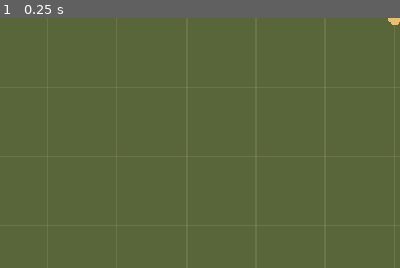
Above: before the commit, frame 1.
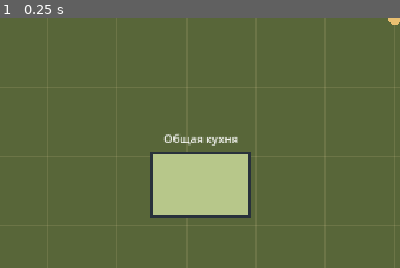
Above: after the commit, the same moment.

Repository: vladlopata5/village-sim
Game: Godot game, scene res://scenes/main.tscn
The game is run twice, just before and just after one commit, with the same random seed, the same clock (stepped at 60 frames per second) and the same inputs.
Inputs:
- Up to frame 1 (0.25 s): no input
The pictures show only the part of the screen within x 1-51%, y 50-100%; the shares and areas given below are measured in that part.

The runs differ from the first frame. In frame 1, 7.0% of the frame differs, in the area x 37-63%, y 46-80%.

Commit message:
Add communal kitchen data and replaceable building view

Diff:
--- /dev/null
+++ b/scenes/building_view_2d.tscn
@@ -0,0 +1,14 @@
+[gd_scene load_steps=2 format=3]
+
+[ext_resource type="Script" path="res://scripts/building_view_2d.gd" id="1"]
+
+[node name="BuildingView2D" type="Node2D"]
+script = ExtResource("1")
+
+[node name="Caption" type="Label" parent="."]
+offset_left = -72.0
+offset_top = -78.0
+offset_right = 72.0
+offset_bottom = -50.0
+mouse_filter = 2
+horizontal_alignment = 1
--- /dev/null
+++ b/scripts/building_data.gd
@@ -0,0 +1,11 @@
+extends RefCounted
+## What the building is, independently of its location or visual scene.
+const BuildingType = preload("res://scripts/building_type.gd")
+var id: StringName
+var display_name: String
+var type: BuildingType.Type
+
+func _init(building_id: StringName, building_name: String, building_type: BuildingType.Type) -> void:
+	id = building_id
+	display_name = building_name
+	type = building_type
--- /dev/null
+++ b/scripts/building_type.gd
@@ -0,0 +1,3 @@
+extends RefCounted
+## Building categories can expand without changing presentation.
+enum Type { FOOD }
--- /dev/null
+++ b/scripts/building_view_2d.gd
@@ -0,0 +1,15 @@
+extends Node2D
+## Replaceable placeholder referencing building data owned outside the view.
+const BuildingData = preload("res://scripts/building_data.gd")
+var building_data: BuildingData
+
+func setup(data: BuildingData) -> void:
+	building_data = data
+	$Caption.text = building_data.display_name
+	queue_redraw()
+
+func _draw() -> void:
+	if building_data == null:
+		return
+	draw_rect(Rect2(-72, -48, 144, 96), Color("28313b"))
+	draw_rect(Rect2(-68, -44, 136, 88), Color("b7c78a"))
--- a/scripts/main.gd
+++ b/scripts/main.gd
@@ -3,6 +3,10 @@
 const ResidentView2D = preload("res://scenes/resident_view_2d.tscn")
 const WorldLocation = preload("res://scripts/world_location.gd")
 const WorldLocations2D = preload("res://scripts/world_locations_2d.gd")
+const BuildingData = preload("res://scripts/building_data.gd")
+const BuildingType = preload("res://scripts/building_type.gd")
+const BuildingView2D = preload("res://scenes/building_view_2d.tscn")
+var kitchen_data: BuildingData
 var world_locations = WorldLocations2D.new()
 var resident_data: ResidentData
 var resident_view: Node2D
@@ -19,6 +23,7 @@
 func _ready() -> void:
 	$HUD/ResidentCard.bind_selection(resident_selection)
 	_create_test_resident()
+	_create_test_kitchen()
 	_build_hud()
 	game_time.minute_changed.connect(_update_clock)
 	game_time.phase_changed.connect(field.show_phase)
@@ -155,3 +160,14 @@
 	elif is_instance_valid(resident_view) and resident_selection.selected_resident == resident_view.resident_data:
 		resident_schedule.request_manual_move(field.to_global(field_point))
 	get_viewport().set_input_as_handled()
+
+func _create_test_kitchen() -> void:
+	kitchen_data = BuildingData.new(&"communal_kitchen_01", "Общая кухня", BuildingType.Type.FOOD)
+	# Same ID links two distinct data objects: building meaning and world place.
+	var location = WorldLocation.new(kitchen_data.id, kitchen_data.display_name)
+	var view = BuildingView2D.instantiate()
+	view.name = "CommunalKitchen"
+	view.setup(kitchen_data)
+	view.position = Vector2(-280, 240)
+	$World.add_child(view)
+	world_locations.register(location, view)
--- /dev/null
+++ b/tests/test_building.gd
@@ -0,0 +1,59 @@
+extends SceneTree
+const BuildingData = preload("res://scripts/building_data.gd")
+const BuildingType = preload("res://scripts/building_type.gd")
+const WorldLocation = preload("res://scripts/world_location.gd")
+const Activity = preload("res://scripts/resident_activity.gd")
+var failures := 0
+func _initialize() -> void:
+	call_deferred("_run")
+func check(condition: bool, message: String) -> void:
+	if not condition:
+		failures += 1
+		push_error(message)
+func _run() -> void:
+	var scene = load("res://scenes/main.tscn").instantiate()
+	root.add_child(scene)
+	await process_frame
+	await process_frame
+	scene.game_time.set_process(false)
+	scene.resident_view.set_process(false)
+	var building = scene.kitchen_data
+	var view = scene.get_node("World/CommunalKitchen")
+	var mapping = scene.world_locations
+	var place = mapping.get_location(building.id)
+	check(building is BuildingData and not building is Node, "Building exists as nonvisual game data")
+	check(building.id == &"communal_kitchen_01" and building.display_name == "Общая кухня" and building.type == BuildingType.Type.FOOD, "Kitchen identity, name and category")
+	check(place is WorldLocation and not place is BuildingData, "Place and building are distinct objects")
+	check(place.id == building.id and place.display_name == building.display_name, "Building and world place linked by stable ID")
+	check(view.building_data == building and view.get_node("Caption").text == building.display_name, "View reads original building data")
+	check(view.is_visible_in_tree() and mapping.get_position(place.id) == view.global_position, "Kitchen visible and registered in existing coordinate mapping")
+	var screen_rect := Rect2(view.get_global_transform_with_canvas() * Vector2(-72, -78), Vector2(144, 126))
+	check(root.get_visible_rect().encloses(screen_rect), "Kitchen and caption fit starting viewport")
+	view.position += Vector2(40, -20)
+	check(mapping.get_position(place.id) == view.global_position, "World resolves moved kitchen without a separate coordinate copy")
+	var data = scene.resident_data
+	var hunger_before: int = data.hunger
+	check(scene.resident_schedule.request_manual_move(mapping.get_position(place.id)), "Morning manual movement can target kitchen normally")
+	scene.resident_view._process(20.0)
+	check(data.hunger == hunger_before and data.activity == Activity.Type.IDLE, "Arriving at kitchen does not eat or reduce hunger")
+	scene.game_time.advance(15.0)
+	check(data.hunger == hunger_before + 1 and data.fatigue == 35 and data.mood == 65, "Kitchen does not change normal hunger growth or other states")
+	# No building selection or interaction UI is introduced.
+	check(view.get_node("Caption").mouse_filter == Control.MOUSE_FILTER_IGNORE, "Caption does not intercept world input")
+	view.free()
+	check(scene.kitchen_data == building and mapping.get_location(place.id) == place, "Building and place survive removal of representation")
+	check(mapping.get_position(place.id) == null, "Removed view leaves no fake world position")
+	var replacement = load("res://scenes/building_view_2d.tscn").instantiate()
+	replacement.setup(building)
+	replacement.position = Vector2(-280, 240)
+	scene.get_node("World").add_child(replacement)
+	mapping.register(place, replacement)
+	check(replacement.building_data == building and mapping.get_position(place.id) == replacement.global_position, "Replacement representation reuses data and world identity")
+	var building_count := 0
+	for child in scene.get_node("World").get_children():
+		if child.get_script() == preload("res://scripts/building_view_2d.gd"):
+			building_count += 1
+	check(building_count == 1, "Exactly one building representation")
+	scene.queue_free()
+	print("Building checks: ", "PASS" if failures == 0 else "FAIL (%d)" % failures)
+	quit(0 if failures == 0 else 1)
Not shown, added: scripts/building_data.gd.uid
Not shown, added: scripts/building_type.gd.uid
Not shown, added: scripts/building_view_2d.gd.uid
Not shown, added: tests/test_building.gd.uid
Not shown, changed: docs/DECISIONS.md
Not shown, changed: docs/PHASE_4.md
Not shown, changed: docs/ROADMAP.md
